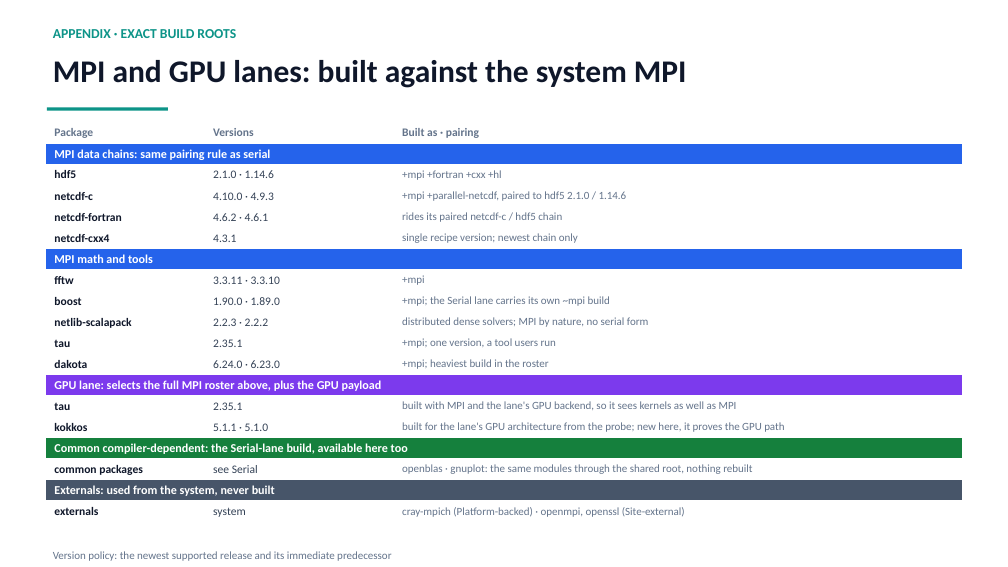
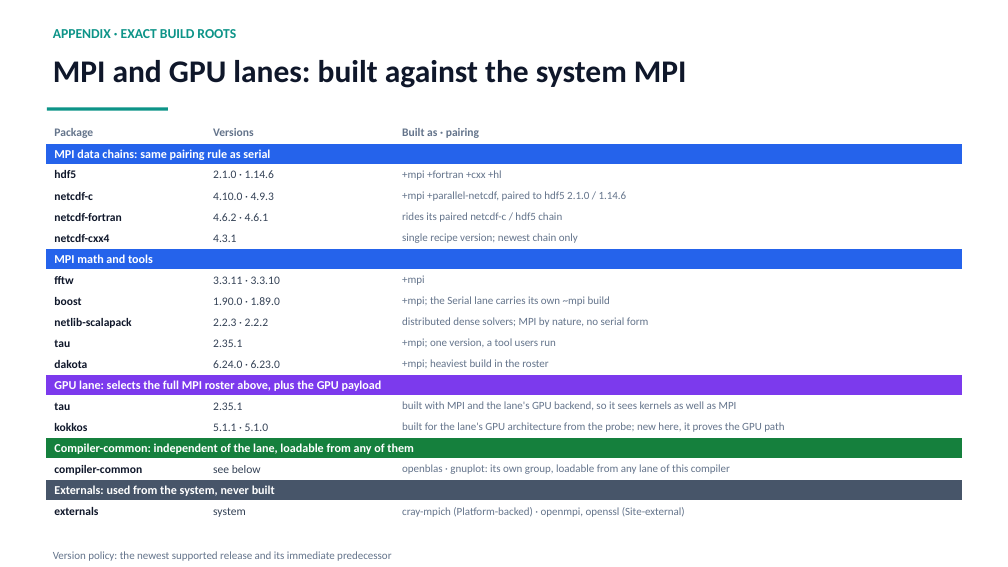
Before and after one commit to ray12514/stack-planning, a slide deck: slide 14 of presentations/cse_lanes_model.pptx. Drawn at 1008x567 pixels with LibreOffice and Linux fonts; fonts in the diff are those of the drawing. Boxes give left, top, right and bottom in pixels: in the first picture for what was removed or moved away, otherwise in the second. Text is boxed around its words. In the diff, an @@ line names an element or a change of style, - is before the commit and + after.

Commit message:
Compiler-common is its own group, not a tenant of Serial
Placement asks three independent questions: is the package
compiler-dependent, is it lane-specific, and is it automatically in the
view or explicitly loaded. Earlier revisions collapsed them, which is
what made BLAS placement feel arbitrary and forced Serial to hold two
unrelated classes of software.

Answering them separately gives four groups, and Foundation turns out to
be defined by exposure behaviour rather than by what its packages are.
That is why zlib and OpenBLAS feel alike, since neither has an MPI
dimension, yet belong apart: one is linked without being chosen, the
other is chosen.

Compiler-common becomes a sibling of Core rather than something built by
and inherited from Serial. The two special cases the old ownership forced
(a warning when a column has no serial lane to own the shared root, a
hard error when two claim it) do not survive the change, because there is
no owner to be ambiguous about. The implementation still hangs it off
Serial and now trails the design; that is recorded where the old section
was, per the doc-first rule.

```diff
--- a/presentations/cse_lanes_model.pptx
+++ b/presentations/cse_lanes_model.pptx
@@ table at box(45, 123, 963, 522) @@
-row 16, column 1: Common compiler-dependent: the Serial-lane build, available here too
+row 16, column 1: Compiler-common: independent of the lane, loadable from any of them
-row 17: common packages | see Serial | openblas · gnuplot: the same modules through the shared root, nothing rebuilt
+row 17: compiler-common | see below | openblas · gnuplot: its own group, loadable from any lane of this compiler
```
Also in this commit, not shown: 3 other slides changed, 3 other files.
